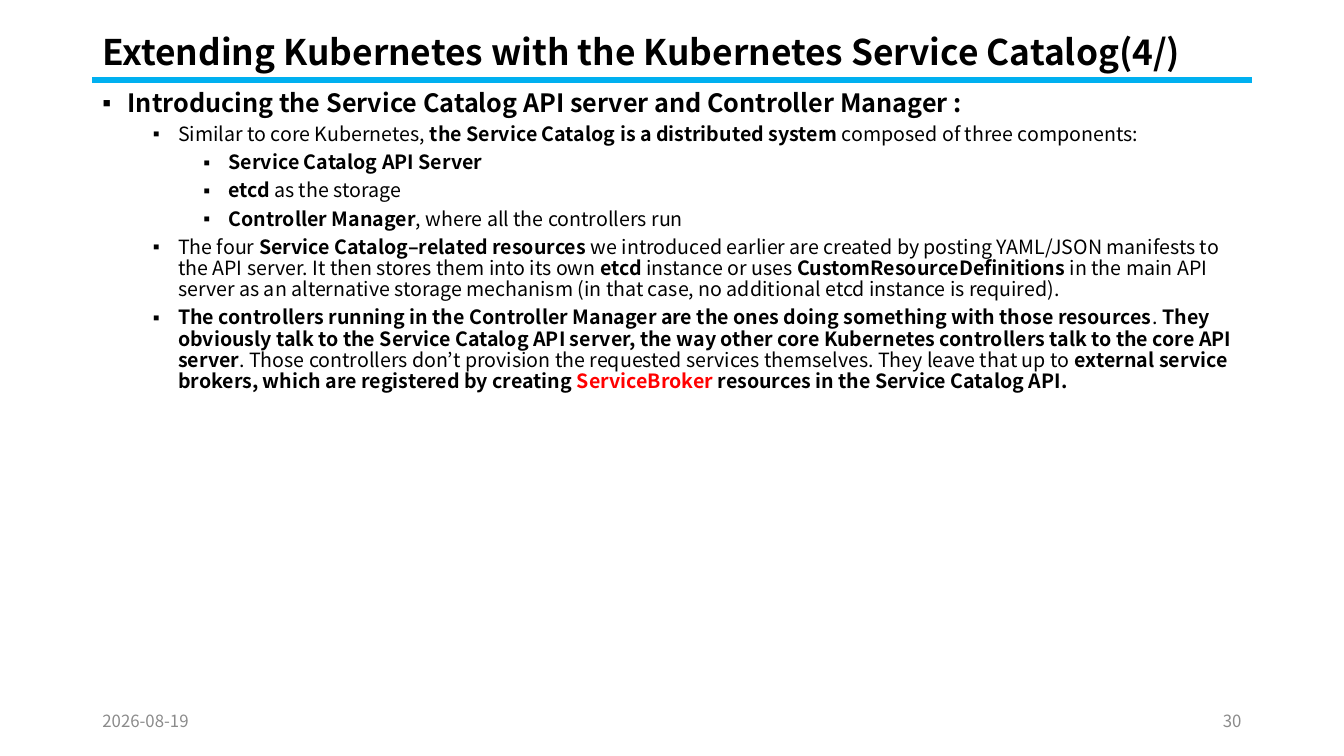
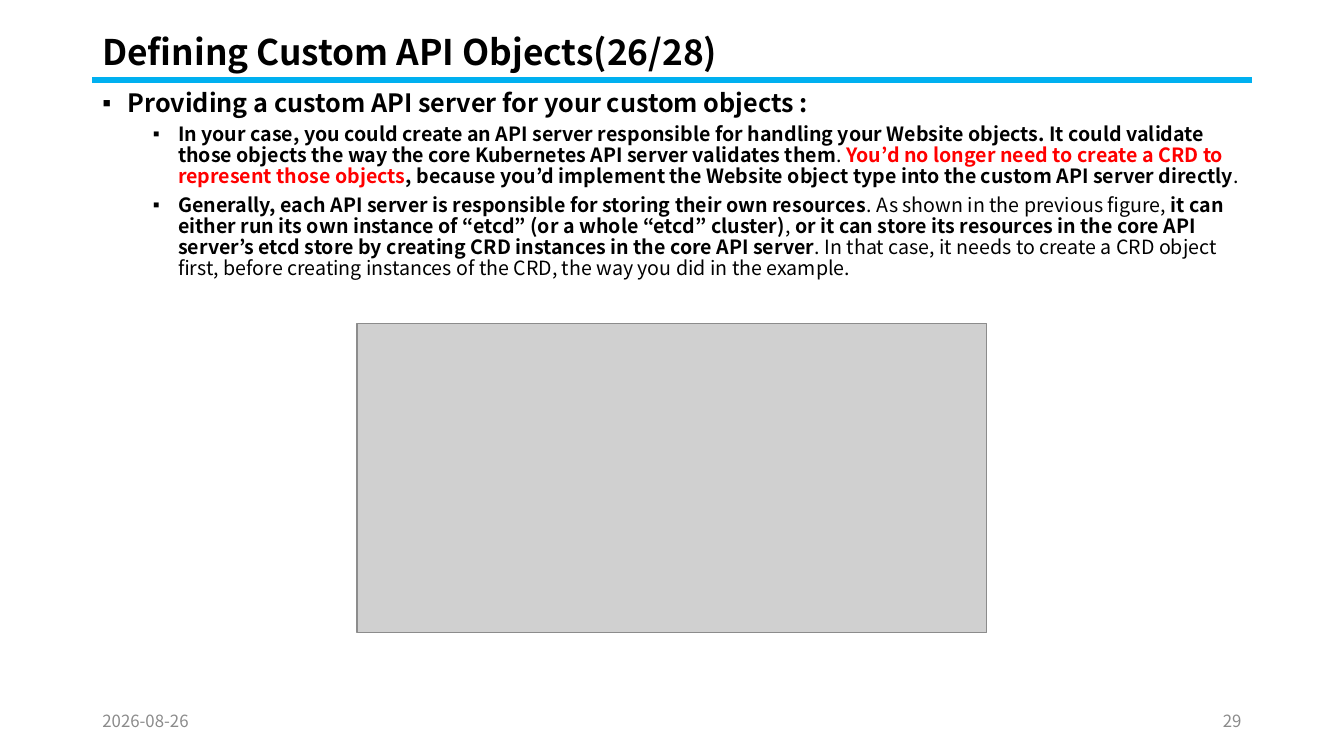
Before and after one commit to knix008/TestSimulator, a slide deck: slide 29 of Kubernetes/Kubernetes in Action Part 10-2026.08.25.pptx (slide 30 before the commit). Drawn at 1344x756 pixels with LibreOffice and Linux fonts; fonts in the diff are those of the drawing; grey boxes stand for pictures. Boxes give left, top, right and bottom in pixels: in the first picture for what was removed or moved away, otherwise in the second. Text is boxed around its words. In the diff, an @@ line names an element or a change of style, - is before the commit and + after.

```diff
--- a/Kubernetes/Kubernetes in Action Part 10-2026.08.25.pptx
+++ b/Kubernetes/Kubernetes in Action Part 10-2026.08.25.pptx
@@ title at box(102, 35, 718, 74): text changed @@
-Extending Kubernetes with the Kubernetes Service Catalog(4/)
+Defining Custom API Objects(26/28)
@@ text at box(128, 91, 1239, 280): text changed @@
-▪ Introducing the Service Catalog API server and Controller Manager :
-  ▪ Similar to core Kubernetes, the Service Catalog is a distributed system composed of three components:
-    ▪ Service Catalog API Server
-    ▪ etcd as the storage
-    ▪ Controller Manager, where all the controllers run
-  ▪ The four Service Catalog–related resources we introduced earlier are created by posting YAML/JSON manifests to the API server. It then stores them into its own etcd instance or uses CustomResourceDefinitions in the main API server as an alternative storage mechanism (in that case, no additional etcd instance is required).
-  ▪ The controllers running in the Controller Manager are the ones doing something with those resources. They obviously talk to the Service Catalog API server, the way other core Kubernetes controllers talk to the core API server. Those controllers don’t provision the requested services themselves. They leave that up to external service brokers, which are registered by creating ServiceBroker resources in the Service Catalog API.
+▪ Providing a custom API server for your custom objects :
+  ▪ In your case, you could create an API server responsible for handling your Website objects. It could validate those objects the way the core Kubernetes API server validates them. You’d no longer need to create a CRD to represent those objects, because you’d implement the Website object type into the custom API server directly.
+  ▪ Generally, each API server is responsible for storing their own resources. As shown in the previous figure, it can either run its own instance of “etcd” (or a whole “etcd” cluster), or it can store its resources in the core API server’s etcd store by creating CRD instances in the core API server. In that case, it needs to create a CRD object first, before creating instances of the CRD, the way you did in the example.
@@ picture added at box(357, 324, 987, 633) @@
@@ text at box(102, 714, 188, 727): text changed @@
-2026-08-19
+2026-08-26
@@ page number at box(1223, 714, 1242, 727): text changed @@
-30
+29
```
Also in this commit, not shown: 41 other slides changed, 4 slides added, 21 slides removed, 17 other files.
